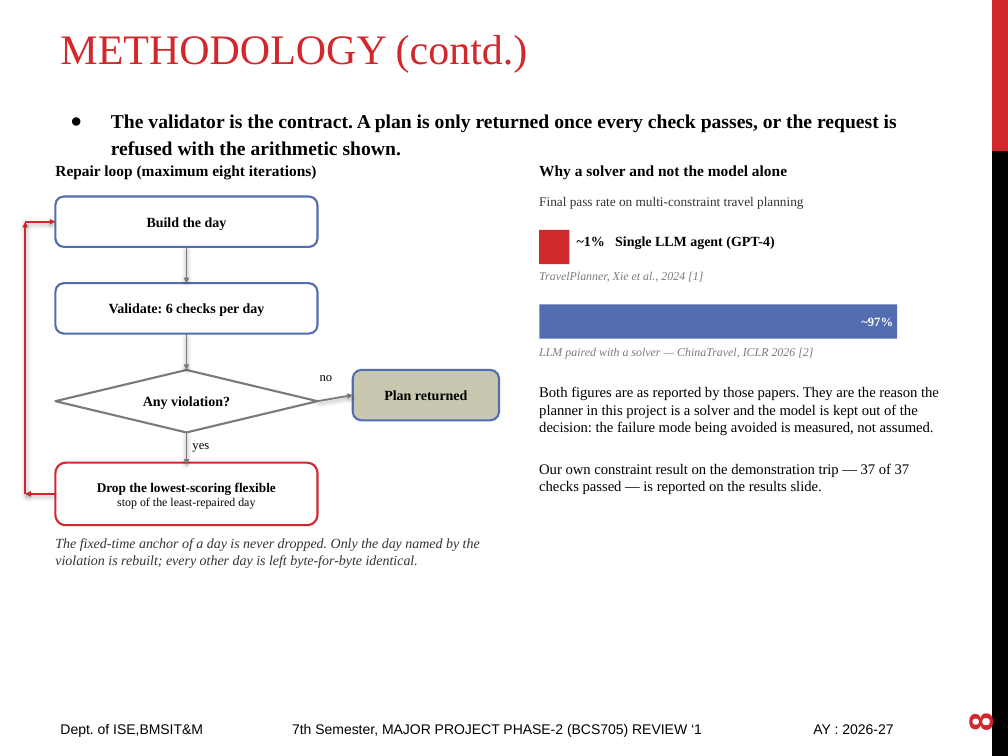
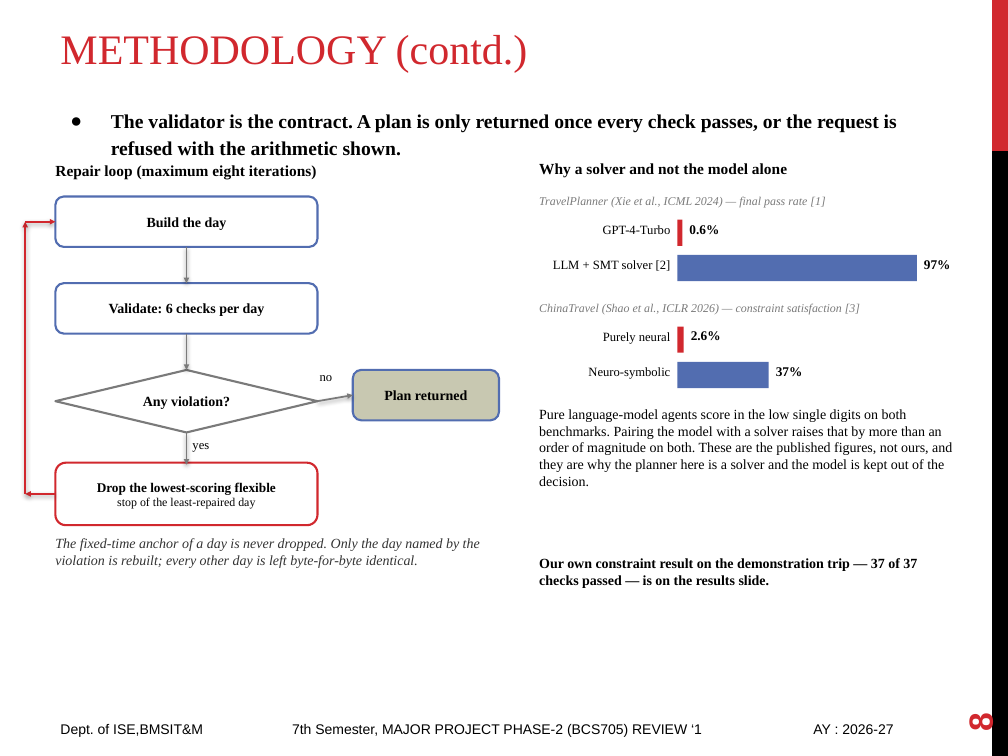
Before and after one commit to Pushkar69RS/NovaTripAI, a slide deck: slide 8 of docs/review1/Travel_Yantra_Phase2_Review1.pptx. Drawn at 1008x756 pixels with LibreOffice and Linux fonts; fonts in the diff are those of the drawing. Boxes give left, top, right and bottom in pixels: in the first picture for what was removed or moved away, otherwise in the second. Text is boxed around its words. In the diff, an @@ line names an element or a change of style, - is before the commit and + after.

```diff
--- a/docs/review1/Travel_Yantra_Phase2_Review1.pptx
+++ b/docs/review1/Travel_Yantra_Phase2_Review1.pptx
@@ text at <box>539,196,825,208</box>: text changed; size 9.5 to 8.5 pt; text colour #333333 to #7A7A7A; italic on @@
-Final pass rate on multi-constraint travel planning
+TravelPlanner (Xie et al., ICML 2024) — final pass rate [1]
@@ text at <box>603,225,671,234</box>: text changed; size 10 to 9 pt; bold off @@
-~1% Single LLM agent (GPT-4)
+GPT-4-Turbo
@@ rectangle: place and size @@
-rectangle at <box>539,230,570,264</box>
+rectangle at <box>677,220,682,246</box>
@@ text added at <box>689,225,719,234</box>, 9.5 pt, text #000000, bold @@
+0.6%
@@ text at <box>553,260,671,271</box>: text changed; size 8.5 to 9 pt; text colour #7A7A7A to #000000; italic off @@
-LLM paired with a solver — ChinaTravel, ICLR 2026 [2]
+LLM + SMT solver [2]
@@ rectangle added at <box>677,255,917,281</box>, fill #526DB0 @@
@@ text at <box>924,260,951,269</box>: text changed; size 9 to 9.5 pt; text colour #FFFFFF to #000000 @@
-~97%
+97%
@@ text "97%": place and size @@
-text "97%" at <box>539,304,897,339</box>
+text "97%" at <box>924,260,951,269</box>
@@ text "97%" at <box>924,260,951,269</box>: vertical alignment middle to top; fill #526DB0 to none @@
@@ text at <box>539,303,860,315</box>: text changed @@
-TravelPlanner, Xie et al., 2024 [1]
+ChinaTravel (Shao et al., ICLR 2026) — constraint satisfaction [3]
@@ rectangle added at <box>677,327,683,353</box>, fill #D1282E @@
@@ text added at <box>603,332,670,344</box>, 9 pt, text #000000 @@
+Purely neural
@@ text added at <box>691,331,721,340</box>, 9.5 pt, text #000000, bold @@
+2.6%
@@ text added at <box>588,367,670,379</box>, 9 pt, text #000000 @@
+Neuro-symbolic
@@ rectangle added at <box>677,362,769,388</box>, fill #526DB0 @@
@@ text added at <box>776,367,803,376</box>, 9.5 pt, text #000000, bold @@
+37%
@@ text at <box>539,409,952,486</box>: text changed; size 10.5 to 10 pt @@
-Both figures are as reported by those papers. They are the reason the planner in this project is a solver and the model is kept out of the decision: the failure mode being avoided is measured, not assumed.
-Our own constraint result on the demonstration trip — 37 of 37 checks passed — is reported on the results slide.
+Pure language-model agents score in the low single digits on both benchmarks. Pairing the model with a solver raises that by more than an order of magnitude on both. These are the published figures, not ours, and they are why the planner here is a solver and the model is kept out of the decision.
@@ text added at <box>539,558,917,588</box>, 10 pt, text #000000, bold @@
+Our own constraint result on the demonstration trip — 37 of 37 checks passed — is on the results slide.
```
Also in this commit, not shown: 6 other slides changed, 4 other files.
